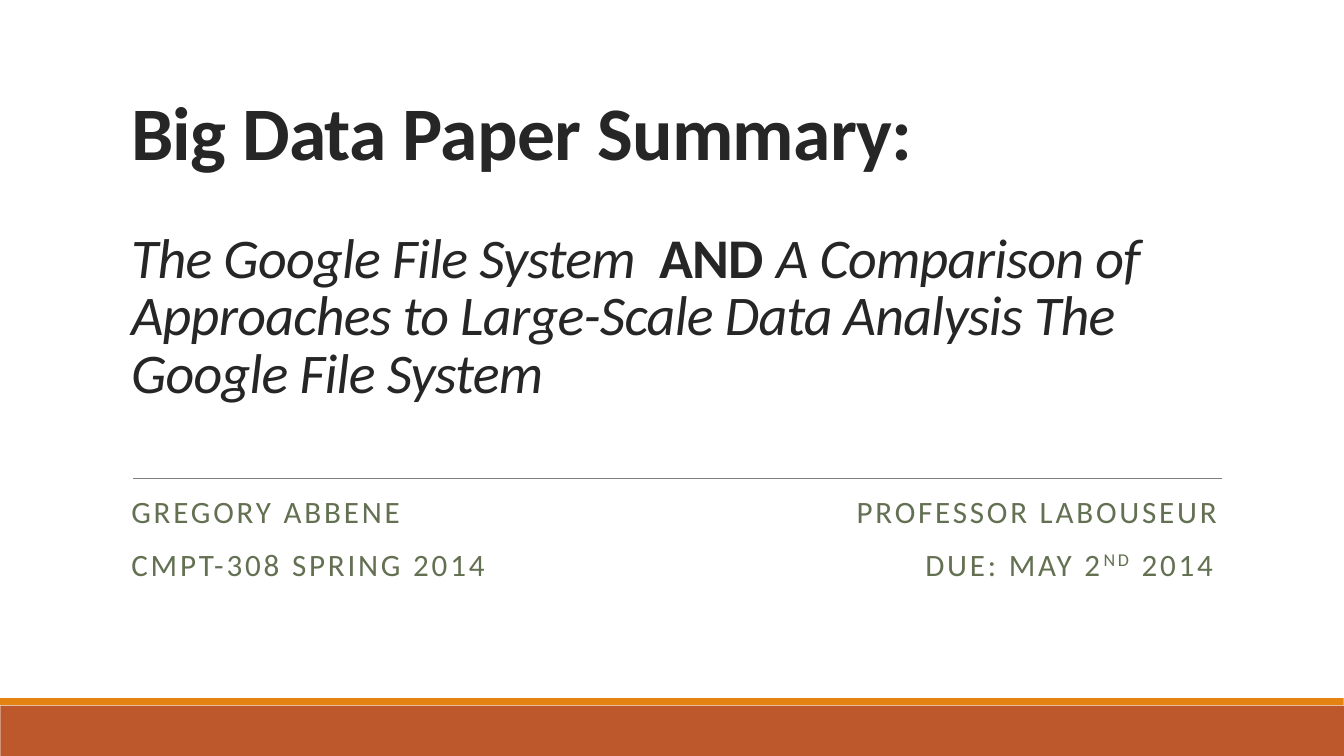
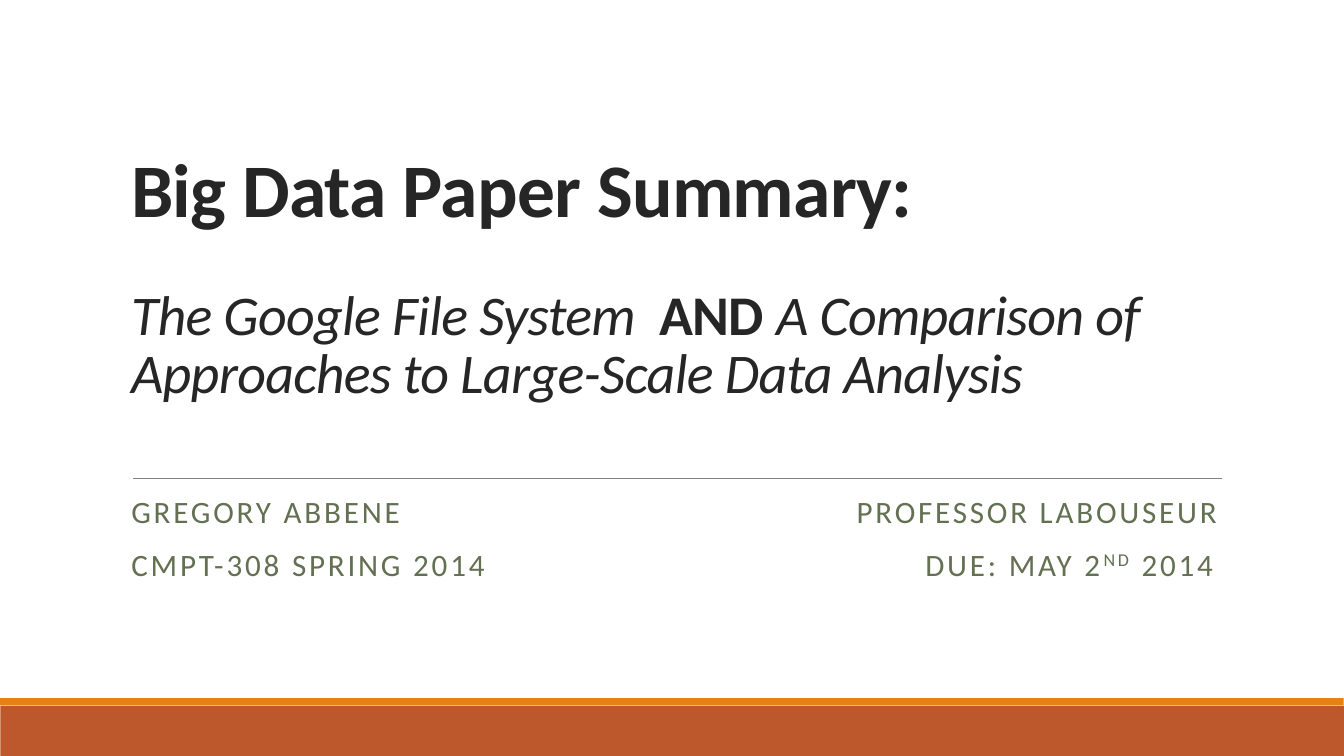
Before and after one commit to gabbene23/DatabaseManagement, a slide deck: slide 1 of Big Data Paper Summary/The Google File System PPP.pptx. Drawn at 1344x756 pixels with LibreOffice and Linux fonts; fonts in the diff are those of the drawing. Boxes give left, top, right and bottom in pixels: in the first picture for what was removed or moved away, otherwise in the second. Text is boxed around its words. In the diff, an @@ line names an element or a change of style, - is before the commit and + after.

Commit message:
Already needed to recommit a fixed typo...

```diff
--- a/Big Data Paper Summary/The Google File System PPP.pptx
+++ b/Big Data Paper Summary/The Google File System PPP.pptx
@@ title at box(131, 164, 1140, 403): text changed @@
-Big Data Paper Summary:
-The Google File System AND A Comparison of Approaches to Large-Scale Data Analysis The Google File System
+Big Data Paper Summary:
+The Google File System AND A Comparison of Approaches to Large-Scale Data Analysis
```
